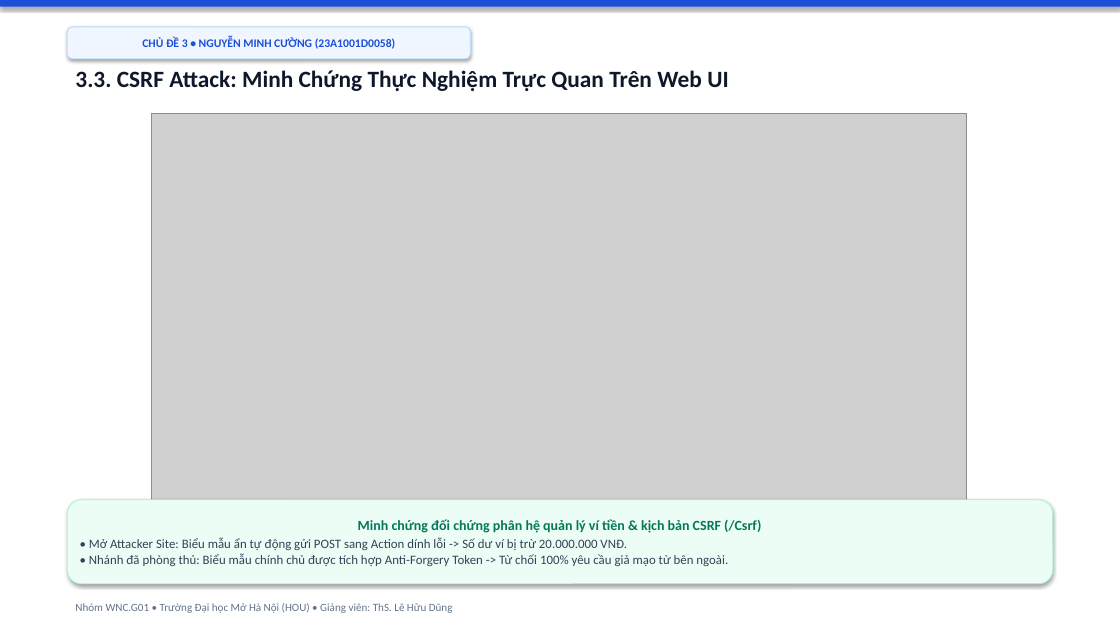
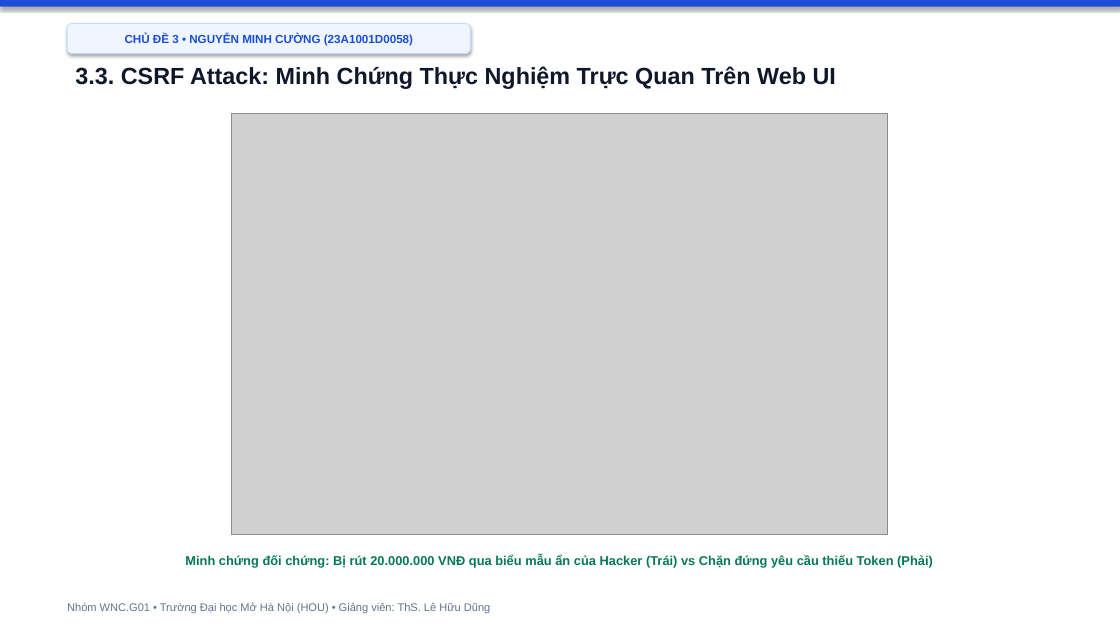
Before and after one commit to hocjsoo/OWASP_Demo, a slide deck: slide 16 of Slide_OWASP_Top3_Nhom_WNC_G01.pptx (slide 17 before the commit). Drawn at 1120x630 pixels with LibreOffice and Linux fonts; fonts in the diff are those of the drawing; grey boxes stand for pictures. Boxes give left, top, right and bottom in pixels: in the first picture for what was removed or moved away, otherwise in the second. Text is boxed around its words. In the diff, an @@ line names an element or a change of style, - is before the commit and + after.

Commit message:
feat: finalize academic 19-slide presentation deck with zero overlap and high-definition screenshots

```diff
--- a/Slide_OWASP_Top3_Nhom_WNC_G01.pptx
+++ b/Slide_OWASP_Top3_Nhom_WNC_G01.pptx
@@ font Calibri to Arial in 3 elements at (x1=75, y1=66, x2=836, y2=89), (x1=67, y1=603, x2=490, y2=614), (x1=67, y1=24, x2=471, y2=54) @@
@@ rounded rectangle "CHỦ ĐỀ 3 • NGUYỄN ..." moved from (x1=67, y1=27, x2=471, y2=59) to (x1=67, y1=24, x2=471, y2=54) @@
@@ picture resized from (x1=151, y1=113, x2=966, y2=505) to (x1=232, y1=113, x2=887, y2=534) @@
@@ text "Minh chứng đối chứng: Bị ..." moved from (x1=67, y1=500, x2=1053, y2=584) to (x1=185, y1=555, x2=933, y2=568) @@
@@ text "Minh chứng đối chứng: Bị ..." at (x1=185, y1=555, x2=933, y2=568): vertical alignment middle to top; fill #ECFDF5 to none; outline #A7F3D0 0.75 pt to none; shadow off @@
@@ text at (x1=185, y1=555, x2=933, y2=568): text changed; font Calibri to Arial; text colour #334155 to #047857; bold on @@
-Minh chứng đối chứng phân hệ quản lý ví tiền & kịch bản CSRF (/Csrf)
-• Mở Attacker Site: Biểu mẫu ẩn tự động gửi POST sang Action dính lỗi -> Số dư ví bị trừ 20.000.000 VNĐ.
-• Nhánh đã phòng thủ: Biểu mẫu chính chủ được tích hợp Anti-Forgery Token -> Từ chối 100% yêu cầu giả mạo từ bên ngoài.
+Minh chứng đối chứng: Bị rút 20.000.000 VNĐ qua biểu mẫu ẩn của Hacker (Trái) vs Chặn đứng yêu cầu thiếu Token (Phải)
```
Also in this commit, not shown: 17 other slides changed, 1 slide added, 4 slides removed, 34 other files.
